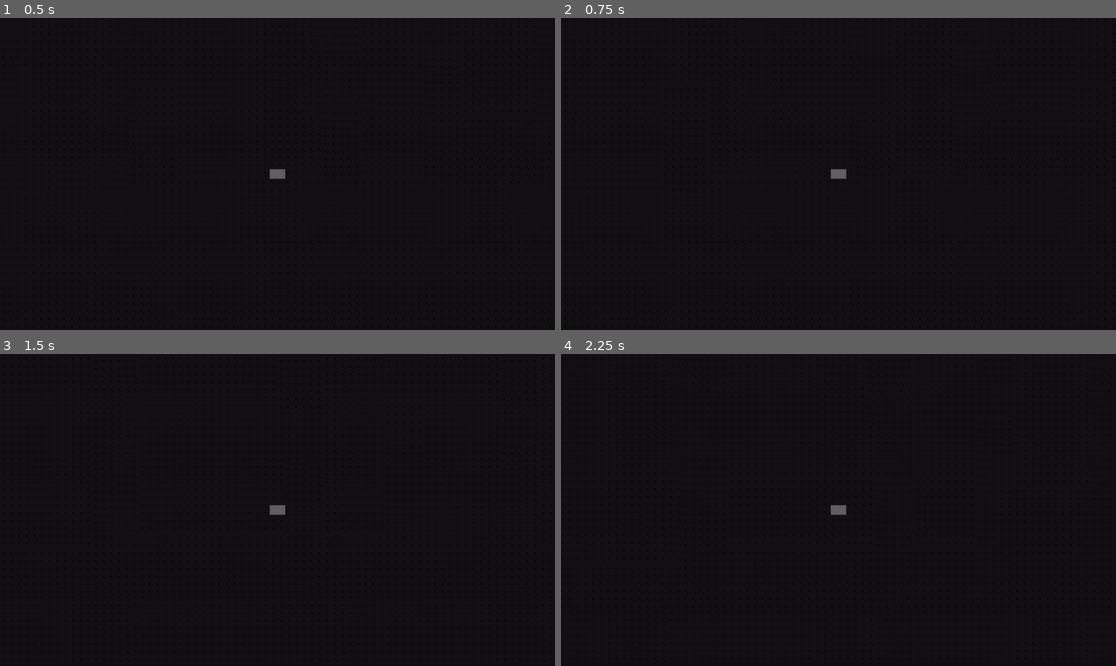
Above: before the commit, frames 1-4 (two rows, left to right).
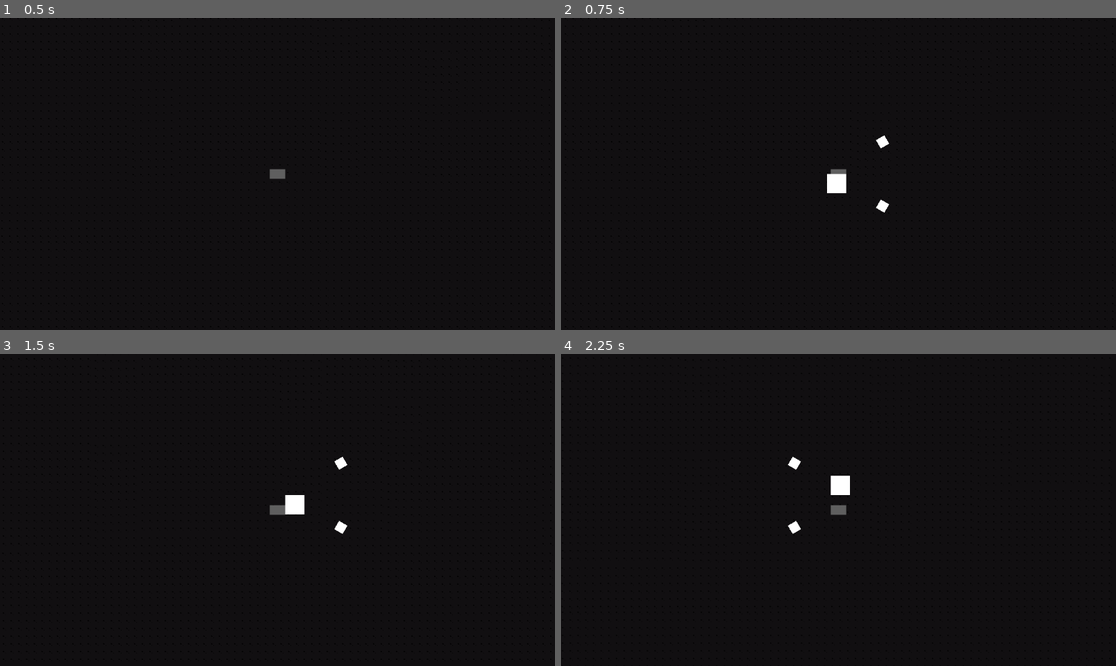
Above: after the commit, the same moments.

Repository: Jemoctopus/echobat
Game: Godot game, scene res://scenes/level.tscn
Two runs of this game, one before a commit and one after it. Both use one fixed random seed, a clock stepped at 60 frames per second and the inputs below. The project has no main scene, so this scene is started directly.
Inputs:
- Up to frame 1 (0.5 s): no input
- Up to frame 2 (0.75 s): tap Enter at 0.5 s; hold Right (ui_right) from 0.53 s (still down); tap Space (fire_soundwave) at 0.6 s
- Up to frame 3 (1.5 s): keep holding Right (ui_right); tap Up (ui_up) at 0.77 s; tap Space (fire_soundwave) at 1.35 s
- Up to frame 4 (2.25 s): tap Up (ui_up) at 1.52 s; release Right (ui_right) at 2.03 s; hold Left (ui_left) from 2.03 s (still down); tap Space (fire_soundwave) at 2.1 s

Frame 1 is identical in both runs. In frame 2, 0.3% of the frame differs, in the area x 47-60%, y 37-63%; in frame 3, 0.3%, in the area x 51-63%, y 32-58%; in frame 4, 0.3%.

Commit message:
Soundwave manager working

Diff:
--- a/echobat/scenes/bat_player.tscn
+++ b/echobat/scenes/bat_player.tscn
@@ -1,7 +1,7 @@
 [gd_scene format=3 uid="uid://cmmnirqgtvea2"]
 
 [ext_resource type="Script" uid="uid://cj7alhaqs4vup" path="res://scripts/bat_player.gd" id="1_5n6vd"]
-[ext_resource type="PackedScene" uid="uid://bf7v2o28wtktd" path="res://scenes/soundwave.tscn" id="2_1ny5b"]
+[ext_resource type="PackedScene" uid="uid://bf7v2o28wtktd" path="res://scenes/soundwave_manager.tscn" id="2_1ny5b"]
 
 [sub_resource type="CapsuleShape2D" id="CapsuleShape2D_go7nf"]
 height = 32.0
--- a/echobat/scenes/soundwave.tscn
+++ /dev/null
@@ -1,10 +0,0 @@
-[gd_scene format=3 uid="uid://bf7v2o28wtktd"]
-
-[ext_resource type="Script" uid="uid://biqcfghkrn7da" path="res://scripts/second_iteration_soundwave.gd" id="1_5eq6b"]
-[ext_resource type="PackedScene" uid="uid://biqulekxnu5ii" path="res://scenes/soundwave_edge.tscn" id="2_byk1h"]
-
-[node name="Node2D" type="Node2D" unique_id=1746745061]
-script = ExtResource("1_5eq6b")
-edge_scene = ExtResource("2_byk1h")
-
-[node name="Marker2D" type="Marker2D" parent="." unique_id=1845130752]
--- /dev/null
+++ b/echobat/scenes/soundwave_manager.tscn
@@ -0,0 +1,20 @@
+[gd_scene format=3 uid="uid://bf7v2o28wtktd"]
+
+[ext_resource type="Script" uid="uid://biqcfghkrn7da" path="res://scripts/second_iteration_soundwave.gd" id="1_05m4i"]
+[ext_resource type="PackedScene" uid="uid://biqulekxnu5ii" path="res://scenes/soundwave_edge.tscn" id="2_de8f5"]
+
+[node name="Node2D" type="Node2D" unique_id=1746745061 node_paths=PackedStringArray("marker", "expiration_timer")]
+script = ExtResource("1_05m4i")
+edge_scene = ExtResource("2_de8f5")
+marker = NodePath("Marker2D")
+expiration_timer = NodePath("expiration_timer")
+
+[node name="Marker2D" type="Marker2D" parent="." unique_id=1845130752]
+
+[node name="ColorRect" type="ColorRect" parent="." unique_id=1151385474]
+offset_right = 40.0
+offset_bottom = 40.0
+
+[node name="expiration_timer" type="Timer" parent="." unique_id=1628154429]
+
+[connection signal="timeout" from="expiration_timer" to="." method="_on_expiration_timer_timeout"]
--- a/echobat/scripts/bat_player.gd
+++ b/echobat/scripts/bat_player.gd
@@ -45,14 +45,7 @@
 		velocity.x = move_toward(velocity.x, 0, SPEED)
 
 	if Input.is_action_just_pressed("fire_soundwave"):
-		for i in angle_list:
-			var top_angle = angle
-			var bottom_angle = angle
-			top_angle += i
-			bottom_angle -= i
-			summon_soundwave(angle)
-			summon_soundwave(top_angle)
-			summon_soundwave(bottom_angle)
+		summon_soundwave(angle)
 	move_and_slide()
 
 
--- a/echobat/scripts/second_iteration_soundwave.gd
+++ b/echobat/scripts/second_iteration_soundwave.gd
@@ -1,15 +1,32 @@
 extends Node2D
 
 @export var edge_scene: PackedScene
+@export var marker: Node2D
+@export var expiration_timer: Timer
 
-var angle = 30
+var angles = 30
+var expiration_time = 0.5
 
 
 # Called when the node enters the scene tree for the first time.
 func _ready() -> void:
-	pass # Replace with function body.
+	expiration_timer.start(expiration_time)
+	_summon_soundwave(angles)
+	_summon_soundwave(-angles)
 
 
 # Called every frame. 'delta' is the elapsed time since the previous frame.
 func _process(delta: float) -> void:
 	pass
+
+
+func _summon_soundwave(angle) -> void:
+	print("summoned")
+	var soundwave_edge = edge_scene.instantiate()
+	soundwave_edge.position = marker.position
+	soundwave_edge.rotation_degrees = angle
+	add_child(soundwave_edge)
+
+
+func _on_expiration_timer_timeout() -> void:
+	queue_free()
